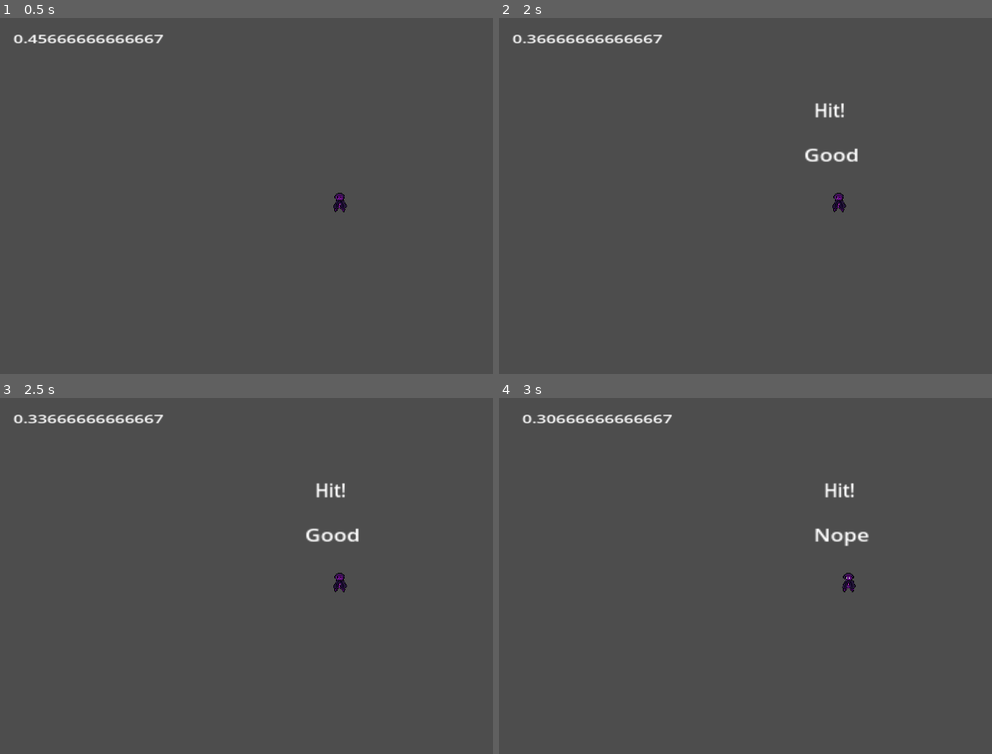
Above: before the commit, frames 1-4 (two rows, left to right).
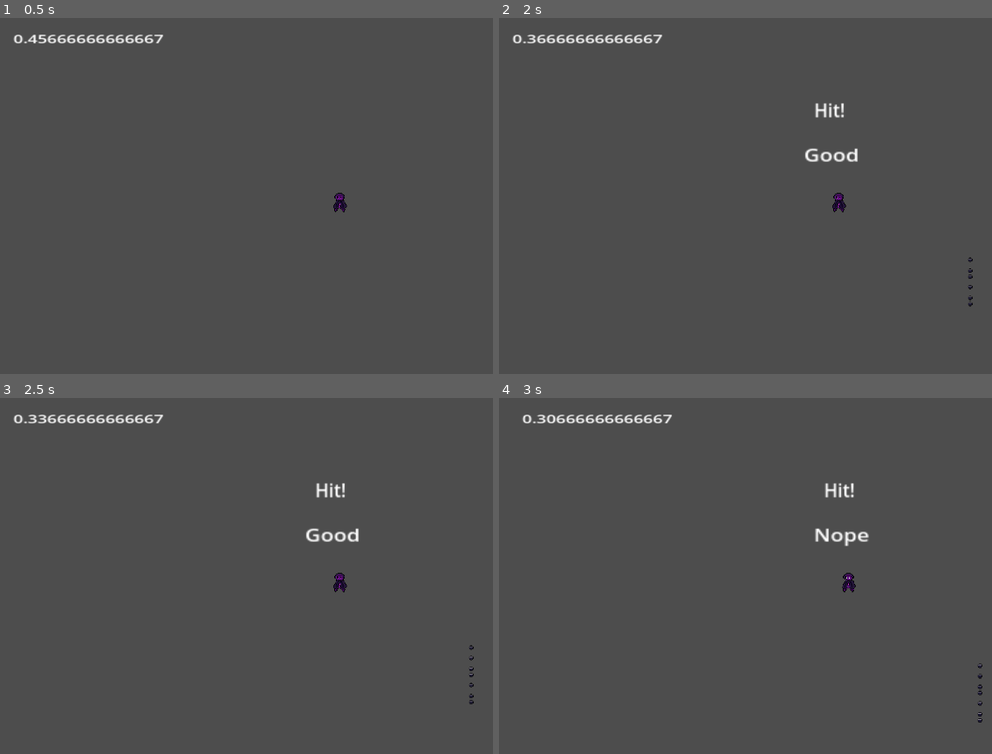
Above: after the commit, the same moments.

Repository: Raconteur37/Rhythm-Runner
Game: Godot game, scene res://Scenes/game.tscn
Two runs of this game, one before a commit and one after it. Both use one fixed random seed, a clock stepped at 60 frames per second and the inputs below.
Inputs:
- Up to frame 1 (0.5 s): no input
- Up to frame 2 (2 s): tap Enter at 0.5 s; tap Space at 0.6, 0.77, 1.07, 1.35, 1.52, 1.82 s
- Up to frame 3 (2.5 s): tap Space at 2.1 s
- Up to frame 4 (3 s): tap Space at 2.85 s

Frame 1 is identical in both runs. In frame 2, less than 0.1% of the frame differs, in the area x 95-97%, y 67-82%; in frame 3, less than 0.1%; in frame 4, less than 0.1%, in the area x 97-99%, y 74-92%.
Error before the commit: Invalid assignment of property or key 'dir' with value of type 'float' on a base object of type 'GDScript'. (res://Scripts/player.gd:23)

Commit message:
Edited projectile scenes

Diff:
--- a/BassProjectile.gd
+++ b/BassProjectile.gd
@@ -1,6 +1,7 @@
 extends CharacterBody2D
 
 @export var SPEED = 100
+var bulletVelocity = Vector2(0,1)
 
 var dir : float
 var spawnPos : Vector2
@@ -11,5 +12,4 @@
 	global_rotation = spawnRot
 
 func _physics_process(delta):
-	velocity = Vector2(0,-SPEED).rotated(dir)
-	move_and_slide()
+	var collision = move_and_collide(bulletVelocity.normalized() * delta * SPEED)
--- a/Scenes/bass_projectile.tscn
+++ b/Scenes/bass_projectile.tscn
@@ -65,13 +65,14 @@
 
 [node name="BassProjectile" type="CharacterBody2D"]
 script = ExtResource("1_a8l1l")
-SPEED = 300.0
 
 [node name="AnimatedSprite" type="AnimatedSprite2D" parent="."]
 texture_filter = 1
 position = Vector2(60, 23)
-scale = Vector2(0.5, 0.5)
+scale = Vector2(3, 3)
 sprite_frames = SubResource("SpriteFrames_j1f4p")
+frame = 5
+frame_progress = 0.144879
 
 [node name="CollisionShape2D" type="CollisionShape2D" parent="."]
 position = Vector2(60, 23)
--- a/Scenes/game.tscn
+++ b/Scenes/game.tscn
@@ -24,6 +24,7 @@
 position = Vector2(529, 36)
 scale = Vector2(3.12, 3.18809)
 stream = ExtResource("2_l8g5d")
+autoplay = true
 
 [node name="Player" parent="." instance=ExtResource("1_s8f1b")]
 position = Vector2(619, 305)
--- a/Scripts/player.gd
+++ b/Scripts/player.gd
@@ -3,7 +3,7 @@
 const SPEED = 500
 
 @onready var main = get_tree().get_root()
-@onready var projectile = load("res://BassProjectile.gd")
+@onready var projectile = preload("res://Scenes/bass_projectile.tscn")
 
 func _physics_process(delta): #Movement
 	var input_vector = Vector2.ZERO
@@ -18,9 +18,7 @@
 	move_and_slide()
 
 
-func attack():
-	var instance = projectile.duplicate()
-	instance.dir = rotation
-	instance.spawnPos = global_position
-	instance.spawnRot = rotation
-	main.add_child.call_deffered(instance)
+func attack(): # Attack function...will change with multiple weapons
+	var proj = projectile.instantiate()
+	add_child(proj)
+	proj.position = $".".global_position
--- a/project.godot
+++ b/project.godot
@@ -12,7 +12,7 @@
 
 config/name="Rhythm Runner"
 run/main_scene="res://Scenes/game.tscn"
-config/features=PackedStringArray("4.2", "Forward Plus")
+config/features=PackedStringArray("4.3", "Forward Plus")
 config/icon="res://icon.svg"
 
 [display]
@@ -24,26 +24,26 @@
 
 ui_a={
 "deadzone": 0.5,
-"events": [Object(InputEventKey,"resource_local_to_scene":fa …(169 unchanged characters)… _keycode":65,"key_label":0,"unicode":0,"echo":false,"script":null)
+"events": [Object(InputEventKey,"resource_local_to_scene":fa …(169 unchanged characters)… _keycode":65,"key_label":0,"unicode":0,"location":0,"echo":false,"script":null)
 ]
 }
 ui_d={
 "deadzone": 0.5,
-"events": [Object(InputEventKey,"resource_local_to_scene":fa …(169 unchanged characters)… _keycode":68,"key_label":0,"unicode":0,"echo":false,"script":null)
+"events": [Object(InputEventKey,"resource_local_to_scene":fa …(169 unchanged characters)… _keycode":68,"key_label":0,"unicode":0,"location":0,"echo":false,"script":null)
 ]
 }
 ui_s={
 "deadzone": 0.5,
-"events": [Object(InputEventKey,"resource_local_to_scene":fa …(169 unchanged characters)… _keycode":83,"key_label":0,"unicode":0,"echo":false,"script":null)
+"events": [Object(InputEventKey,"resource_local_to_scene":fa …(169 unchanged characters)… _keycode":83,"key_label":0,"unicode":0,"location":0,"echo":false,"script":null)
 ]
 }
 ui_w={
 "deadzone": 0.5,
-"events": [Object(InputEventKey,"resource_local_to_scene":fa …(169 unchanged characters)… _keycode":87,"key_label":0,"unicode":0,"echo":false,"script":null)
+"events": [Object(InputEventKey,"resource_local_to_scene":fa …(169 unchanged characters)… _keycode":87,"key_label":0,"unicode":0,"location":0,"echo":false,"script":null)
 ]
 }
 ui_space={
 "deadzone": 0.5,
-"events": [Object(InputEventKey,"resource_local_to_scene":fa …(169 unchanged characters)… _keycode":32,"key_label":0,"unicode":0,"echo":false,"script":null)
+"events": [Object(InputEventKey,"resource_local_to_scene":fa …(169 unchanged characters)… _keycode":32,"key_label":0,"unicode":0,"location":0,"echo":false,"script":null)
 ]
 }
